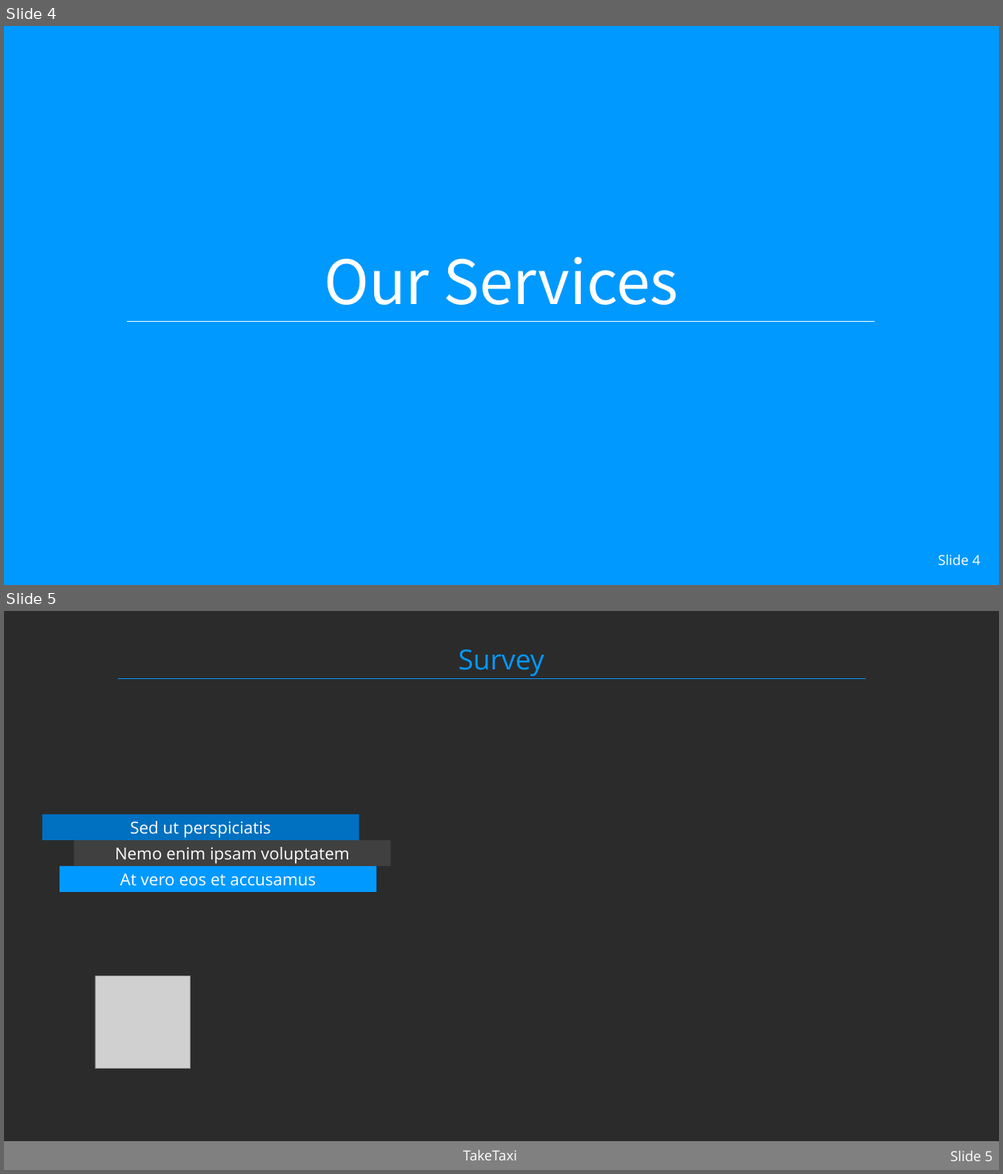
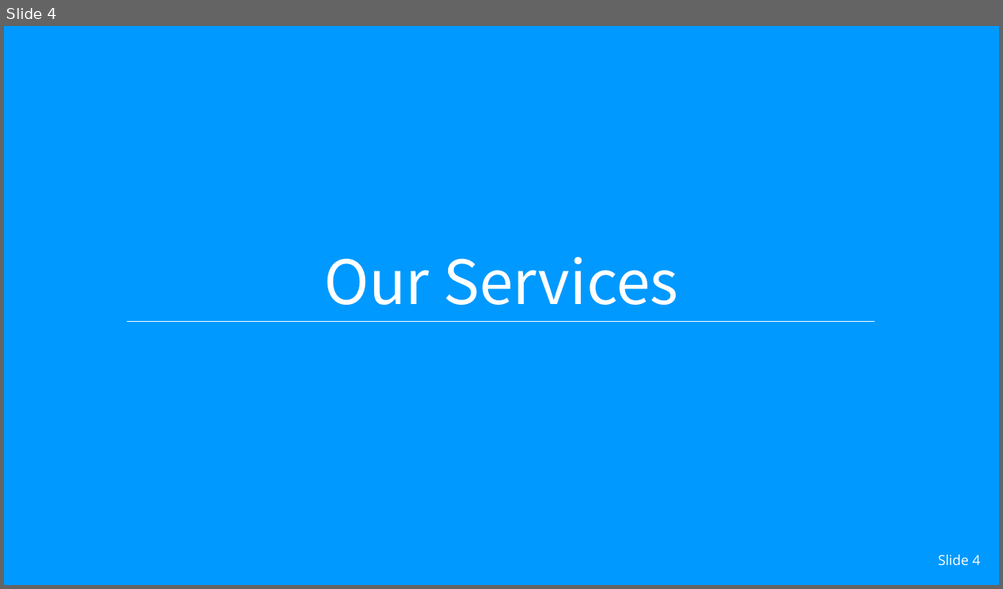
Before and after one commit to zainabaaboumoussa/taketaxi_template, a slide deck: Presentations/TakeTaxi_2018_2019.pptx. Shown one above the other, each under a label of ours: slides 4 and 5 before the commit, slide 4 after it. The pictures are 1003x1174 and 1003x589 pixels, drawn with LibreOffice and Linux fonts; fonts in the diff are those of the drawing; grey boxes stand for pictures; background and template pictures are left out; a plain dark background stands for a picture behind light text. Boxes give left, top, right and bottom in pixels: in the first picture for what was removed or moved away, otherwise in the second. Text is boxed around its words. In the diff, an @@ line names an element or a change of style, - is before the commit and + after.

```diff
--- a/Presentations/TakeTaxi_2018_2019.pptx
+++ b/Presentations/TakeTaxi_2018_2019.pptx
@@ slide 5 removed at (4,611,999,1170), background picture (left out) @@
@@ title removed at (458,649,544,676) @@
-Survey
@@ line removed from (118, 678) to (865, 678) @@
@@ text removed at (42,815,359,840) @@
-Sed ut perspiciatis
@@ text removed at (74,840,390,866) @@
-Nemo enim ipsam voluptatem
@@ text removed at (60,866,376,892) @@
-At vero eos et accusamus
@@ picture removed at (95,976,190,1069) @@
@@ rectangle removed at (4,1142,999,1170) @@
@@ text removed at (463,1150,517,1161) @@
-TakeTaxi
@@ page number removed at (950,1151,993,1162) @@
-Slide 5
```
Also in this commit, not shown: 3 slides changed, 3 slides added.
